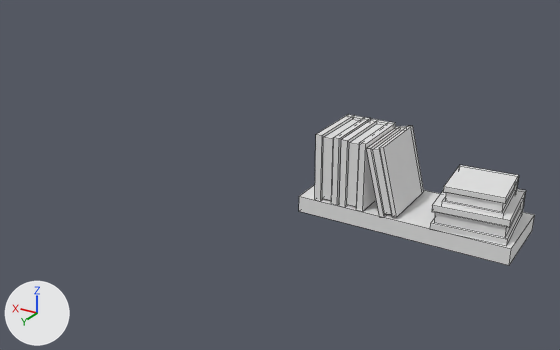
The FBX model IGCC2018/Assets/Meshes/LevelMeshes/Furniture/Wallshelf1.fbx as it was, and as the next commit left it.
The view is the same before and after, from a camera (50 mm lens) standing at (-2.49, 15.39, 11.28) and looking at (2.66, 6.8, 6.99). The axes (+X, +Y, +Z) are drawn at lower left. The lights are the same throughout. Mesh edges are drawn as thin lines.

The scene before the commit, as lines of its bpy script (objects in view):
```python
me_cube_067 = bpy.data.meshes.new('Cube.067')
me_cube_067.from_pydata(...)  # 168 vertices, 156 faces; spans x -8.5..8.5, y -1.1..1.2, z 0.0..2.5
ob_cube_059 = bpy.data.objects.new('Cube.059', me_cube_067)
ob_cube_059.location = (0.812, 6.412, 6.585)
ob_cube_059.scale = (0.172, 0.474, 0.474)
```
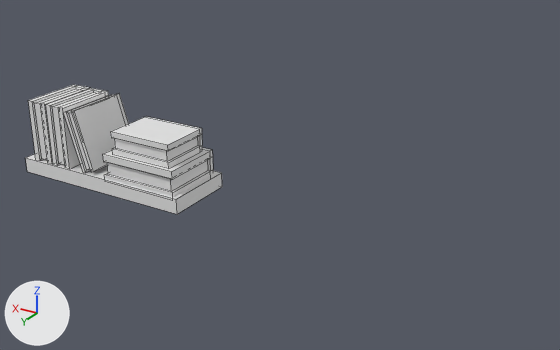
The change, as a diff of the scene's bpy script:
```diff
--- a/IGCC2018/Assets/Meshes/LevelMeshes/Furniture/Wallshelf1.fbx.py
+++ b/IGCC2018/Assets/Meshes/LevelMeshes/Furniture/Wallshelf1.fbx.py
@@ mat_material_004 @@
+mat_material_004 = principled_material('Material.004')
+mat_material_004.base_color = (0.8, 0.8, 0.8)  # white #e7e7e7
+mat_material_004.roughness = 0.553
@@ me_cube_067 @@
 me_cube_067.from_pydata(...)  # 168 vertices, 156 faces; spans x -8.5..8.5, y -1.1..1.2, z 0.0..2.5
 # used by ob_cube_059; location = (0.812, 6.412, 6.585); scale = (0.172, 0.474, 0.474)
+# me_cube_067 part 1: the loose piece of 32 vertices spanning x 0.2..2.9, y -0.9..1.1, z 0.4..2.5 is scaled about the mesh origin by (0.183, 0.474, 0.458), in mat_material_004 (white #e7e7e7)
+# me_cube_067 part 2: the loose piece of 32 vertices spanning x -8.1..-2.2, y -1.0..1.2, z 0.5..1.2 is scaled about its middle by (0.184, 0.387, 0.478), then moved by (4.3, 0.0, -0.1), in mat_material_004 (white #e7e7e7)
+# me_cube_067 part 3: the loose piece of 32 vertices spanning x -7.5..-2.8, y -0.8..0.9, z 1.1..1.7 is scaled about its middle by (0.282, 0.593, 0.734), then moved by (4.3, 0.0, -1.0), in mat_material_004 (white #e7e7e7)
+# me_cube_067 part 4: the loose piece of 32 vertices spanning x 5.1..7.1, y -0.9..1.1, z 0.5..2.5 is scaled about the mesh origin by (0.172, 0.474, 0.474), in mat_material_004 (white #e7e7e7)
+# me_cube_067 part 5: a new loose piece, a box spanning x -1.46..1.46, y -0.54..0.54, z 0.0..0.23, in mat_material_004 (white #e7e7e7)
+# me_cube_067 part 6: the loose piece of 32 vertices spanning x 2.9..4.9, y -0.9..1.1, z 0.5..2.5 is scaled about the mesh origin by (0.172, 0.474, 0.474), in mat_material_004 (white #e7e7e7)
+# me_cube_067 part 7: the loose piece of 8 vertices spanning x -8.5..8.5, y -1.1..1.1, z 0.0..0.5 is deleted
+me_cube_067.materials.append(mat_material_004)  # white #e7e7e7
@@ ob_cube_059 @@
 ob_cube_059 = bpy.data.objects.new('Cube.059', me_cube_067)
-ob_cube_059.location = (0.812, 6.412, 6.585)
-ob_cube_059.scale = (0.172, 0.474, 0.474)
+ob_cube_059.location = (5.111, 7.356, 6.585)
```

Changed parts and their boxes [x1, y1, x2, y2] in the pictures (560 x 350 px; the box of a moved part takes in the faces that stretch with it):
'Cube.059', reshaped, moved, rescaled (17% narrower, 14% shorter): before [299, 114, 534, 265]; after [26, 85, 222, 214]
part 1 of me_cube_067, moved or reshaped: before [366, 126, 424, 217]; after [63, 94, 129, 173]
part 2 of me_cube_067, moved or reshaped: before [430, 189, 526, 245]; after [111, 116, 202, 168]
part 3 of me_cube_067, moved or reshaped: before [442, 165, 519, 216]; after [102, 148, 213, 197]
part 4 of me_cube_067, moved or reshaped: before [315, 114, 371, 205]; after [28, 85, 90, 164]
part 5 of me_cube_067, added: after [26, 154, 222, 214]
part 6 of me_cube_067, moved or reshaped: before [339, 119, 395, 211]; after [46, 88, 108, 169]
part 7 of me_cube_067, deleted: before [299, 185, 534, 265]
